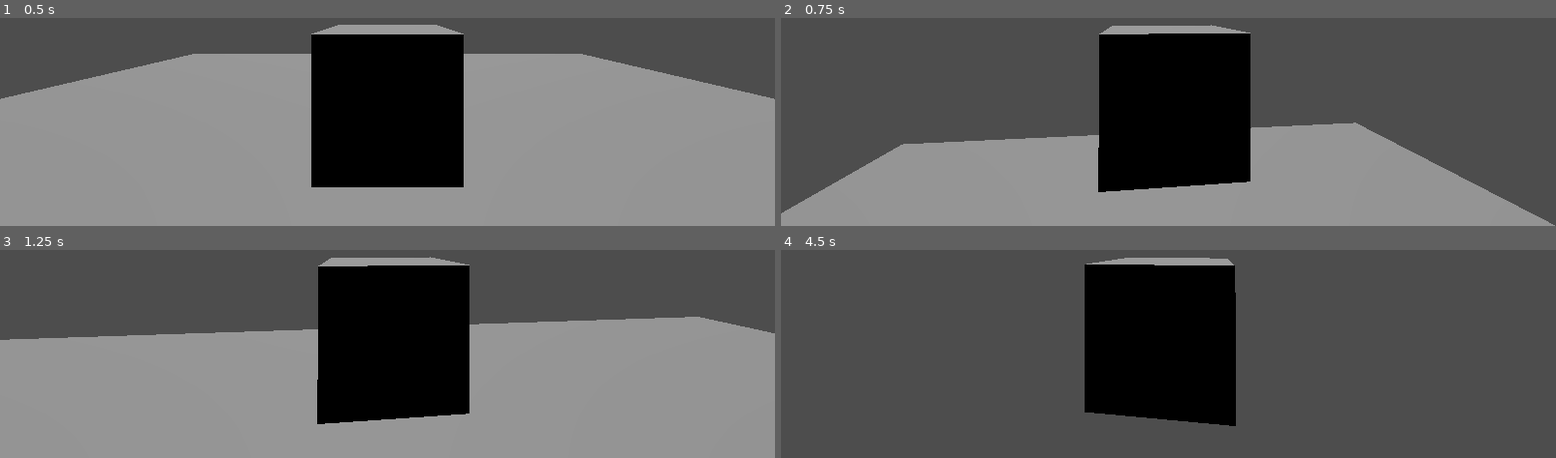
Above: before the commit, frames 1-4 (two rows, left to right).
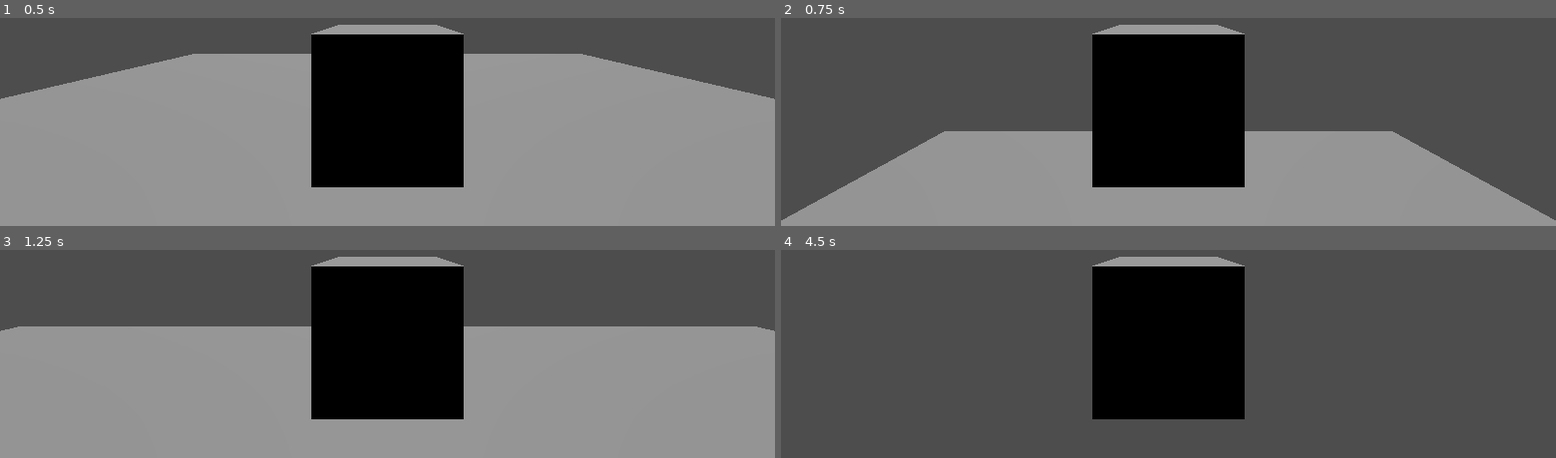
Above: after the commit, the same moments.

Repository: RavenRandomz/cube-extentialis-bossfight
Game: Godot game, scene res://testworld.tscn
Same seed, same stepped clock (60 frames per second), same inputs: the game is played once before the commit and once after it.
Inputs (mouse positions are in pixels of both pictures, inside the frame that each line leads up to):
- Up to frame 1 (0.5 s): no input
- Up to frame 2 (0.75 s): tap Enter (ui_accept) at 0.5 s; move the mouse to (outside the picture) at 0.52 s; hold Up (ui_up) from 0.53 s (still down); hold Shift from 0.53 s (still down); click (outside the picture) at 0.67 s
- Up to frame 3 (1.25 s): keep holding Up (ui_up); keep holding Shift; tap Enter (ui_accept) at 0.77 s
- Up to frame 4 (4.5 s): keep holding Up (ui_up); move the mouse to (outside the picture) at 1.27 s; release Shift at 1.28 s; tap Alt at 1.35, 3.6 s; tap Enter (ui_accept) at 1.52, 2, 2.75, 3.02, 3.5, 3.77, 4.25 s; move the mouse to (outside the picture) at 2.02 s; tap Ctrl at 2.1, 4.35 s; move the mouse to (outside the picture) at 2.77 s; tap Shift at 2.85 s; click (outside the picture) at 2.92 s; move the mouse to (outside the picture) at 3.52 s; move the mouse to (outside the picture) at 4.27 s

Frame 1 is identical in both runs. In frame 2, 4.3% of the frame differs, in the area x 0-100%, y 3-100%; in frame 3, 4.1%; in frame 4, 2.1%.
Error after the commit: Cannot call method 'rotate_object_local' on a null value. (res://scripts/camera_orbit_center.gd:27)

Commit message:
Rename test scene nodes to GDstyle
snake_case to PascalCase

Diff:
--- a/testworld.tscn
+++ b/testworld.tscn
@@ -1,7 +1,7 @@
 [gd_scene load_steps=5 format=3 uid="uid://c8tcdkqy05qfo"]
 
 [ext_resource type="Script" path="res://scripts/player.gd" id="1_fffte"]
-[ext_resource type="Script" path="res://scripts/camera_orbit_center.gd" id="2_ym0jv"]
+[ext_resource type="PackedScene" uid="uid://2bmn74221edj" path="res://character/orbital_camera.tscn" id="2_kolw1"]
 
 [sub_resource type="BoxShape3D" id="BoxShape3D_mm66v"]
 
@@ -14,24 +14,16 @@
 use_collision = true
 size = Vector3(10, 1, 10)
 
-[node name="player" type="CharacterBody3D" parent="."]
+[node name="Player" type="CharacterBody3D" parent="."]
 script = ExtResource("1_fffte")
 
-[node name="CollisionShape3D" type="CollisionShape3D" parent="player"]
+[node name="CollisionShape3D" type="CollisionShape3D" parent="Player"]
 shape = SubResource("BoxShape3D_mm66v")
 
-[node name="MeshInstance3D" type="MeshInstance3D" parent="player"]
+[node name="MeshInstance3D" type="MeshInstance3D" parent="Player"]
 mesh = SubResource("BoxMesh_gn7qv")
 
-[node name="orbitcenter" type="Node3D" parent="player" node_paths=PackedStringArray("vertical_pivot")]
-transform = Transform3D(1, 0, 0, 0, 1, 0, 0, 0, 1, 0, 0.66576, 0)
-script = ExtResource("2_ym0jv")
-vertical_pivot = NodePath("vertical_pivot")
-
-[node name="vertical_pivot" type="Node3D" parent="player/orbitcenter"]
-
-[node name="camera" type="Camera3D" parent="player/orbitcenter/vertical_pivot"]
-transform = Transform3D(1, 0, 0, 0, 1, 0, 0, 0, 1, 0, 0, 2.353)
+[node name="OrbitalCamera" parent="Player" instance=ExtResource("2_kolw1")]
 
 [node name="sun" type="DirectionalLight3D" parent="."]
 transform = Transform3D(1, 0, 0, 0, -0.330037, 0.943968, 0, -0.943968, -0.330037, 0, 3.03326, 0)
